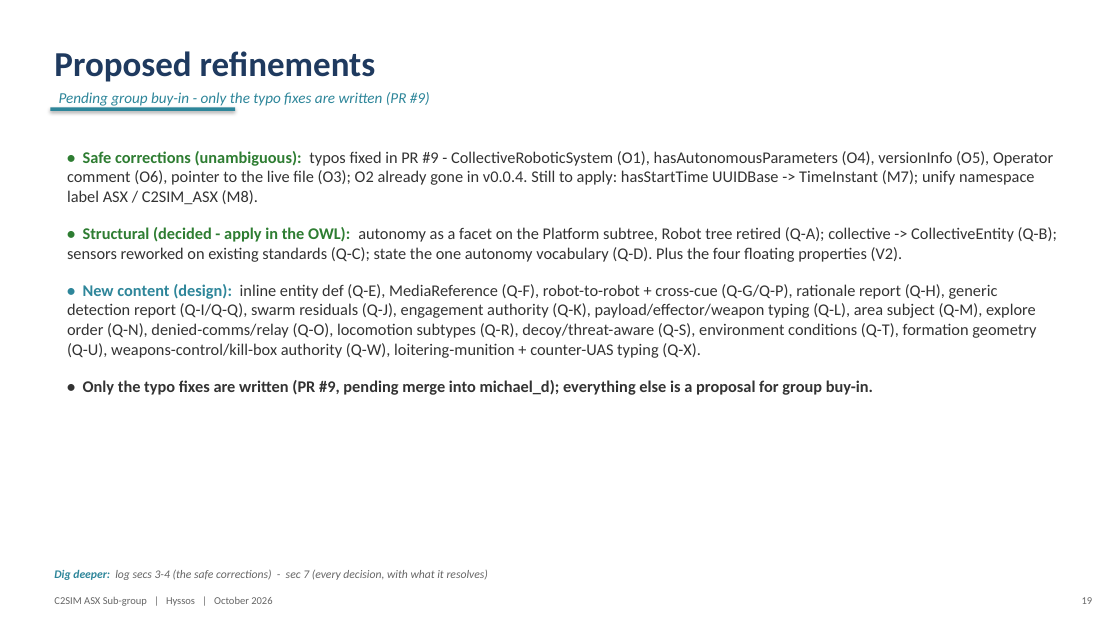
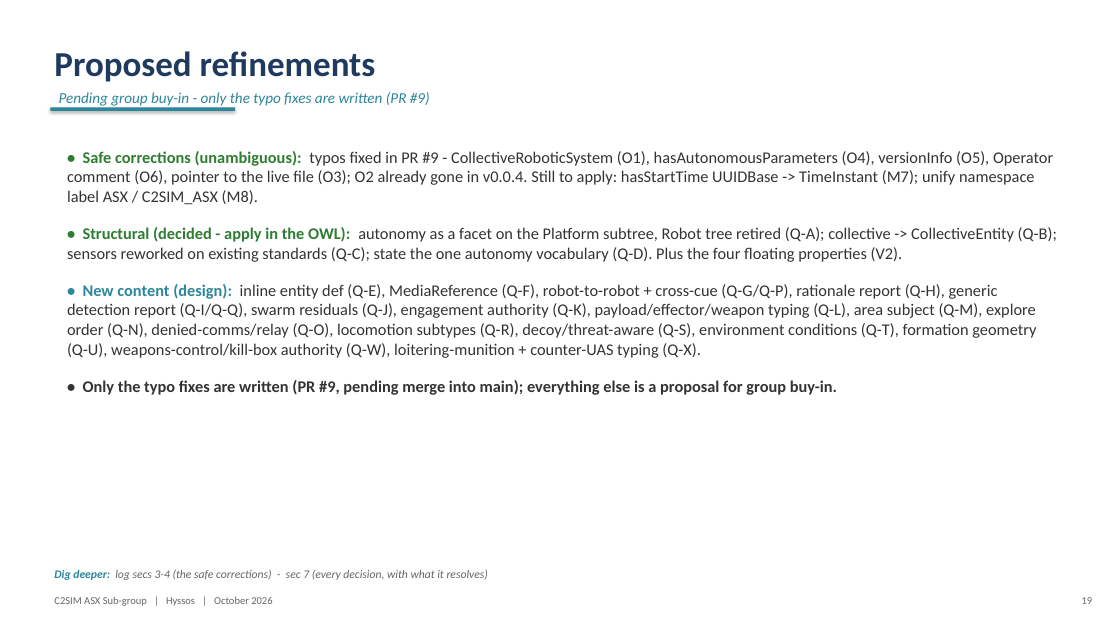
Before and after one commit to hyssostech/C2SIMArtifacts, a slide deck: slide 19 of Subgroups/ASX/InstantiationReview/ASX-Instantiation-Findings.pptx. Drawn at 1120x630 pixels with LibreOffice and Linux fonts; fonts in the diff are those of the drawing. Boxes give left, top, right and bottom in pixels: in the first picture for what was removed or moved away, otherwise in the second. Text is boxed around its words. In the diff, an @@ line names an element or a change of style, - is before the commit and + after.

```diff
--- a/Subgroups/ASX/InstantiationReview/ASX-Instantiation-Findings.pptx
+++ b/Subgroups/ASX/InstantiationReview/ASX-Instantiation-Findings.pptx
@@ text at [83, 380, 837, 395]: text changed @@
-• Only the typo fixes are written (PR #9, pending merge into michael_d); everything else is a proposal for group buy-in.
+• Only the typo fixes are written (PR #9, pending merge into main); everything else is a proposal for group buy-in.
```
Also in this commit, not shown: 3 other files.
